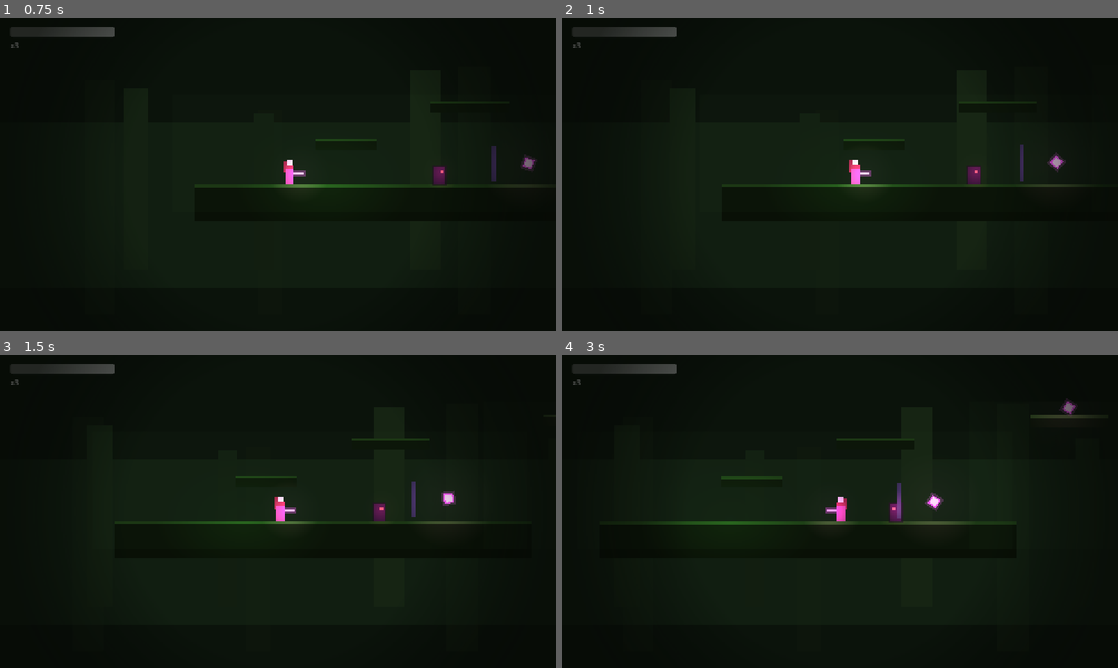
Above: before the commit, frames 1-4 (two rows, left to right).
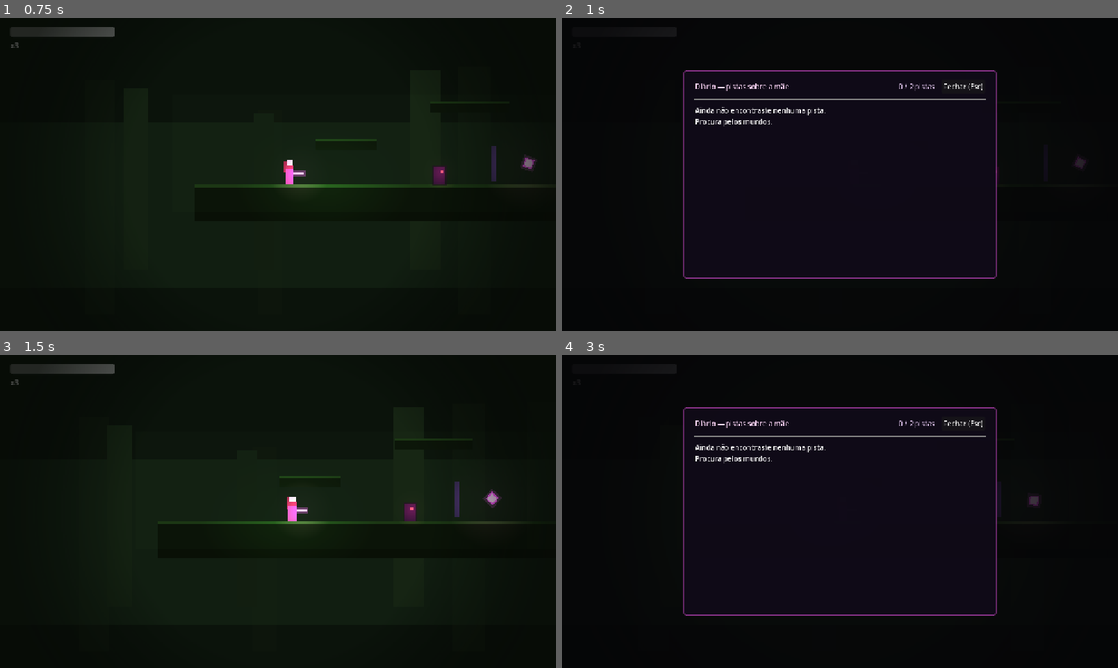
Above: after the commit, the same moments.

Repository: paulogomesextp/koliani
Game: Godot game, scene res://scenes/Main.tscn
Two runs of this game, one before a commit and one after it. Both use one fixed random seed, a clock stepped at 60 frames per second and the inputs below.
Inputs (mouse positions are in pixels of both pictures, inside the frame that each line leads up to):
- Up to frame 1 (0.75 s): move the mouse to (400, 158) at 0.52 s; hold Right (mover_direita) from 0.53 s (still down); tap Shift (rolar) at 0.6 s; click (400, 158) at 0.67 s
- Up to frame 2 (1 s): keep holding Right (mover_direita); tap Space (saltar) at 0.77 s; tap I (diario, bound only after the commit) at 0.8 s
- Up to frame 3 (1.5 s): release Right (mover_direita) at 1.25 s; click (400, 423) at 1.25 s, where only the run after the commit has a clickable "Fechar (Esc)"
- Up to frame 4 (3 s): move the mouse to (728, 527) at 2.02 s; hold Right (mover_direita) 2.03-2.78 s; tap I (diario, bound only after the commit) at 2.1 s; tap Space (saltar) at 2.27 s; tap Shift (rolar) at 2.3 s; move the mouse to (895, 442) at 2.77 s; hold Left (mover_esquerda) from 2.78 s (still down); tap J (atacar) at 2.85 s

Frame 1 is identical in both runs. In frame 2, 7.4% of the frame differs, in the area x 2-95%, y 2-84%; in frame 3, 1.2%; in frame 4, 11%, in the area x 2-97%, y 2-84%.

Commit message:
Diario de pistas: ecra, dados e input
- scripts/diario_pistas.gd: DiarioPistas (RefCounted) -- dicionario id=>texto
  das pistas + helpers puros (entradas(), total_no_jogo()). Testavel headless.
- scripts/diario.gd + scenes/ui/Diario.tscn: painel que abre com I/Tab (ou
  botao do HUD), pausa o jogo, lista EstadoJogo.pistas com titulo/mundo/texto
  e um contador "N / total". Fecha com Esc. process_mode ALWAYS.
- project.godot: acao de input "diario" (I, Tab).
- HUD.tscn: TouchScreenButton "diario" no canto sup. direito.
- main.gd: instancia o Diario a par do HUD.
- +1 teste (13 no total). docs + README atualizados.

Co-Authored-By: Claude Sonnet 5 <noreply@anthropic.com>

Diff:
--- a/project.godot
+++ b/project.godot
@@ -61,6 +61,12 @@
 "events": [Object(InputEventKey,"resource_local_to_scene":false,"resource_name":"","device":-1,"window_id":0,"alt_press …(195 unchanged characters)…
 ]
 }
+diario={
+"deadzone": 0.5,
+"events": [Object(InputEventKey,"resource_local_to_scene":false,"resource_name":"","device":-1,"window_id":0,"alt_pressed":false,"shift_pressed":false,"ctrl_pressed":false,"meta_pressed":false,"pressed":false,"keycode":0,"physical_keycode":73,"key_label":0,"unicode":0,"location":0,"echo":false,"script":null)
+, Object(InputEventKey,"resource_local_to_scene":false,"resource_name":"","device":-1,"window_id":0,"alt_pressed":false,"shift_pressed":false,"ctrl_pressed":false,"meta_pressed":false,"pressed":false,"keycode":0,"physical_keycode":4194306,"key_label":0,"unicode":0,"location":0,"echo":false,"script":null)
+]
+}
 
 [layer_names]
 
--- /dev/null
+++ b/scenes/ui/Diario.tscn
@@ -0,0 +1,83 @@
+[gd_scene load_steps=3 format=3 uid="uid://bkolianidiario01"]
+
+[ext_resource type="Script" path="res://scripts/diario.gd" id="1_diario"]
+
+[sub_resource type="StyleBoxFlat" id="StyleBoxFlat_painel"]
+bg_color = Color(0.06, 0.04, 0.09, 0.98)
+border_width_left = 2
+border_width_top = 2
+border_width_right = 2
+border_width_bottom = 2
+border_color = Color(0.6, 0.22, 0.6, 0.9)
+corner_radius_top_left = 6
+corner_radius_top_right = 6
+corner_radius_bottom_right = 6
+corner_radius_bottom_left = 6
+
+[node name="Diario" type="CanvasLayer"]
+layer = 15
+script = ExtResource("1_diario")
+
+[node name="Fundo" type="ColorRect" parent="."]
+anchors_preset = 15
+anchor_right = 1.0
+anchor_bottom = 1.0
+color = Color(0.02, 0.015, 0.03, 0.72)
+
+[node name="Painel" type="PanelContainer" parent="."]
+anchors_preset = 8
+anchor_left = 0.5
+anchor_top = 0.5
+anchor_right = 0.5
+anchor_bottom = 0.5
+offset_left = -360.0
+offset_top = -240.0
+offset_right = 360.0
+offset_bottom = 240.0
+grow_horizontal = 2
+grow_vertical = 2
+theme_override_styles/panel = SubResource("StyleBoxFlat_painel")
+
+[node name="Margem" type="MarginContainer" parent="Painel"]
+layout_mode = 2
+theme_override_constants/margin_left = 24
+theme_override_constants/margin_top = 20
+theme_override_constants/margin_right = 24
+theme_override_constants/margin_bottom = 20
+
+[node name="Coluna" type="VBoxContainer" parent="Painel/Margem"]
+layout_mode = 2
+theme_override_constants/separation = 12
+
+[node name="Cabecalho" type="HBoxContainer" parent="Painel/Margem/Coluna"]
+layout_mode = 2
+theme_override_constants/separation = 16
+
+[node name="Titulo" type="Label" parent="Painel/Margem/Coluna/Cabecalho"]
+layout_mode = 2
+size_flags_horizontal = 3
+text = "Diário — pistas sobre a mãe"
+theme_override_colors/font_color = Color(1, 0.85, 0.98, 1)
+
+[node name="Contador" type="Label" parent="Painel/Margem/Coluna/Cabecalho"]
+layout_mode = 2
+text = "0 / 0 pistas"
+theme_override_colors/font_color = Color(0.8, 0.7, 0.85, 1)
+
+[node name="Fechar" type="Button" parent="Painel/Margem/Coluna/Cabecalho"]
+layout_mode = 2
+text = "Fechar (Esc)"
+
+[node name="Separador" type="HSeparator" parent="Painel/Margem/Coluna"]
+layout_mode = 2
+
+[node name="Scroll" type="ScrollContainer" parent="Painel/Margem/Coluna"]
+layout_mode = 2
+size_flags_horizontal = 3
+size_flags_vertical = 3
+horizontal_scroll_mode = 0
+
+[node name="Lista" type="VBoxContainer" parent="Painel/Margem/Coluna/Scroll"]
+layout_mode = 2
+size_flags_horizontal = 3
+theme_override_constants/separation = 6
--- a/scenes/ui/HUD.tscn
+++ b/scenes/ui/HUD.tscn
@@ -77,3 +77,9 @@
 shape = SubResource("RectangleShape2D_botao")
 visibility_mode = 1
 action = &"rolar"
+
+[node name="Diario" type="TouchScreenButton" parent="Toque"]
+position = Vector2(1180, 24)
+shape = SubResource("RectangleShape2D_botao")
+visibility_mode = 1
+action = &"diario"
--- /dev/null
+++ b/scripts/diario.gd
@@ -0,0 +1,74 @@
+extends CanvasLayer
+## Ecrã de diário das pistas. Abre/fecha com a ação `diario` (tecla I /
+## Tab, ou o botão do HUD) e pausa o jogo enquanto está aberto. Lista as
+## pistas de `EstadoJogo.pistas` com os textos de `DiarioPistas`.
+
+@onready var _lista: VBoxContainer = $Painel/Margem/Coluna/Scroll/Lista
+@onready var _contador: Label = $Painel/Margem/Coluna/Cabecalho/Contador
+
+
+func _ready() -> void:
+	visible = false
+	# funciona com o jogo em pausa
+	process_mode = Node.PROCESS_MODE_ALWAYS
+	var botao := get_node_or_null("Painel/Margem/Coluna/Cabecalho/Fechar")
+	if botao:
+		botao.pressed.connect(_fechar)
+
+
+func _process(_dt: float) -> void:
+	# em _process (não em _input) para apanhar também o TouchScreenButton do
+	# HUD, que sinaliza a ação sem gerar um InputEvent que propague
+	if Input.is_action_just_pressed("diario"):
+		_alternar()
+	elif visible and Input.is_action_just_pressed("ui_cancel"):
+		_fechar()
+
+
+func _alternar() -> void:
+	if visible:
+		_fechar()
+	else:
+		_abrir()
+
+
+func _abrir() -> void:
+	_reconstruir()
+	visible = true
+	get_tree().paused = true
+
+
+func _fechar() -> void:
+	visible = false
+	get_tree().paused = false
+
+
+func _reconstruir() -> void:
+	for filho in _lista.get_children():
+		filho.queue_free()
+
+	var entradas := DiarioPistas.entradas(EstadoJogo.pistas)
+	_contador.text = "%d / %d pistas" % [entradas.size(), DiarioPistas.total_no_jogo()]
+
+	if entradas.is_empty():
+		var vazio := Label.new()
+		vazio.text = "Ainda não encontraste nenhuma pista.\nProcura pelos mundos."
+		vazio.autowrap_mode = TextServer.AUTOWRAP_WORD_SMART
+		_lista.add_child(vazio)
+		return
+
+	for e in entradas:
+		var titulo := Label.new()
+		titulo.text = "%s  —  %s" % [e["titulo"], e["mundo"]]
+		titulo.add_theme_color_override("font_color", Color(0.96, 0.7, 0.95))
+		_lista.add_child(titulo)
+
+		var corpo := Label.new()
+		corpo.text = e["texto"]
+		corpo.autowrap_mode = TextServer.AUTOWRAP_WORD_SMART
+		corpo.add_theme_color_override("font_color", Color(0.86, 0.83, 0.9))
+		_lista.add_child(corpo)
+
+		var espaco := Control.new()
+		espaco.custom_minimum_size = Vector2(0, 14)
+		_lista.add_child(espaco)
--- /dev/null
+++ b/scripts/diario_pistas.gd
@@ -0,0 +1,41 @@
+class_name DiarioPistas
+extends RefCounted
+## Textos das pistas sobre a mãe, por id. Dados puros (sem nós) para o
+## ecrã de diário (`scenes/ui/Diario.tscn`) e para os testes headless.
+##
+## Os ids são os mesmos que as `Porta`/`Coletavel` passam a
+## `EstadoJogo.registar_pista(...)`. Quando o agente "gaming" desenha um
+## mundo novo, acrescenta aqui as pistas desse mundo.
+
+const PISTAS := {
+	"floresta_sinal_da_porta": {
+		"mundo": "Floresta Putrefata",
+		"titulo": "O cheiro na porta",
+		"texto": "A porta ainda cheira ao enxofre dele. Ela passou por aqui -- e não sozinha.",
+	},
+	"floresta_carta_rasgada": {
+		"mundo": "Floresta Putrefata",
+		"titulo": "Meia carta",
+		"texto": "Metade de uma carta da mãe, rasgada a meio: \"...não me procures, Kol. O que ele quer não sou eu...\"",
+	},
+}
+
+
+## Constrói a lista de entradas legíveis para os ids dados (pela ordem em
+## que foram encontrados). Ids sem texto ainda aparecem, com um aviso.
+static func entradas(ids: Array) -> Array:
+	var lista: Array = []
+	for id: String in ids:
+		var p: Dictionary = PISTAS.get(id, {})
+		lista.append({
+			"id": id,
+			"mundo": p.get("mundo", "?"),
+			"titulo": p.get("titulo", id),
+			"texto": p.get("texto", "(pista por escrever)"),
+		})
+	return lista
+
+
+## Quantas pistas existem no total no jogo (para "3 / 8").
+static func total_no_jogo() -> int:
+	return PISTAS.size()
--- a/scripts/main.gd
+++ b/scripts/main.gd
@@ -5,6 +5,7 @@
 ## cena (é o que a Porta faz).
 
 const CENA_HUD := preload("res://scenes/ui/HUD.tscn")
+const CENA_DIARIO := preload("res://scenes/ui/Diario.tscn")
 
 
 func _ready() -> void:
@@ -21,6 +22,7 @@
 		porta.fim_da_campanha.connect(_ao_fim_da_campanha)
 
 	add_child(CENA_HUD.instantiate())
+	add_child(CENA_DIARIO.instantiate())
 
 
 func _procurar_porta(no: Node) -> Porta:
--- a/tests/run_tests.gd
+++ b/tests/run_tests.gd
@@ -29,6 +29,7 @@
 	teste_movimento_sem_habilidade_nao_ha_salto_duplo()
 	teste_movimento_sair_da_borda_perde_primeiro_salto()
 	teste_koliani_pode_rolar()
+	teste_diario_entradas_e_fallback()
 	teste_estado_tres_mortes_sem_vidas()
 	teste_estado_pistas_sem_duplicados()
 	teste_estado_habilidade_sem_duplicados()
@@ -133,6 +134,17 @@
 		"em dash => nao rola")
 
 
+# --- Diário de pistas ----------------------------------------------------
+
+func teste_diario_entradas_e_fallback() -> void:
+	var lista := DiarioPistas.entradas(["floresta_sinal_da_porta", "id_desconhecido"])
+	_ok(lista.size() == 2, "entradas devia devolver uma linha por id")
+	_ok(lista[0]["titulo"] == "O cheiro na porta", "id conhecido traz o titulo certo")
+	_ok(lista[0]["mundo"] == "Floresta Putrefata", "id conhecido traz o mundo certo")
+	_ok(lista[1]["titulo"] == "id_desconhecido", "id sem texto cai no proprio id")
+	_ok(DiarioPistas.total_no_jogo() >= 2, "total_no_jogo conta o dicionario")
+
+
 # --- EstadoJogo ------------------------------------------------------
 
 func teste_estado_tres_mortes_sem_vidas() -> void:
Not shown, added: scripts/diario.gd.uid
Not shown, added: scripts/diario_pistas.gd.uid
Not shown, changed: README.md
Not shown, changed: docs/design.md
